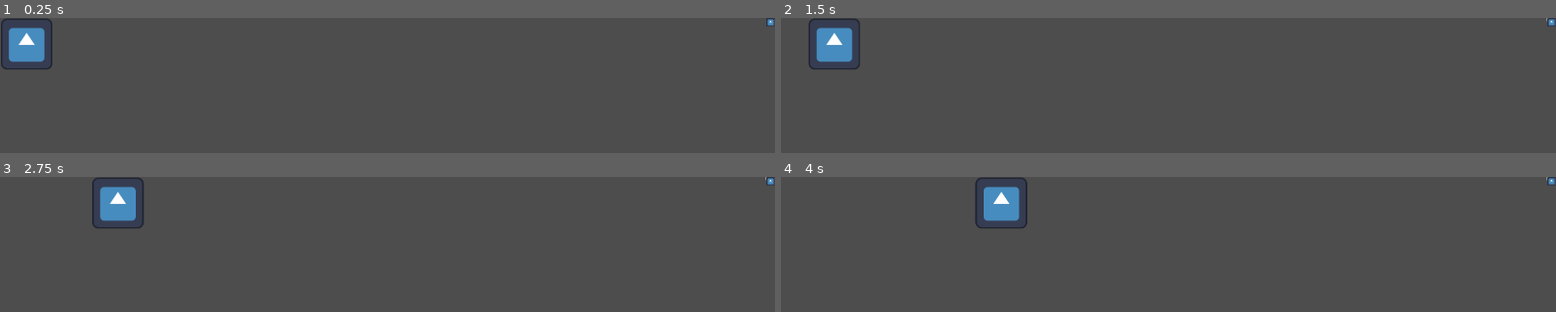
Above: before the commit, frames 1-4 (two rows, left to right).
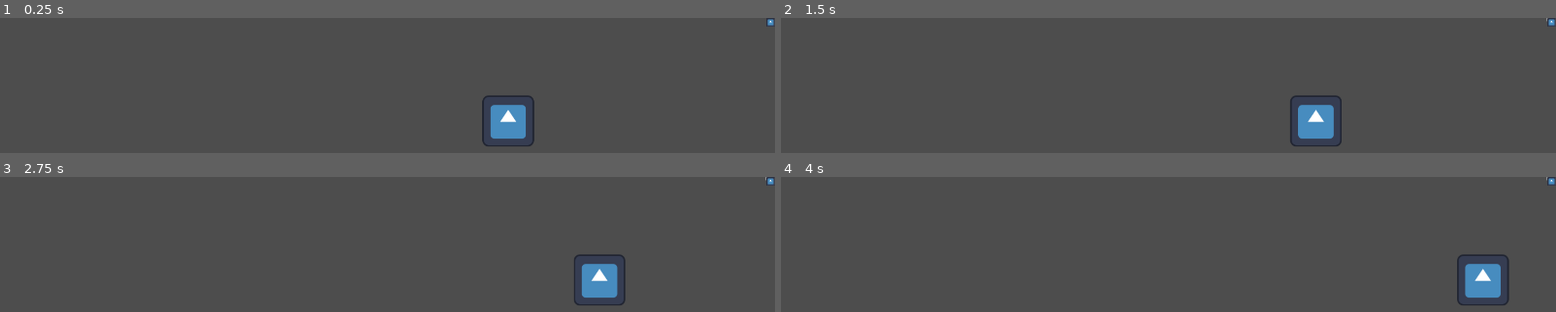
Above: after the commit, the same moments.

Repository: steamzahar12343/ploskaw
Game: Godot game, scene res://Scenes/Map.tscn
The game is run twice, just before and just after one commit, with the same random seed, the same clock (stepped at 60 frames per second) and the same inputs. The engine's default icon, where the game draws it, is replaced by a stand-in: a white triangle on a blue panel in a dark square.
Inputs (mouse positions are in pixels of both pictures, inside the frame that each line leads up to):
- Up to frame 1 (0.25 s): no input
- Up to frame 2 (1.5 s): click (1548, 19) at 0.5 s; click (1548, 19) at 1.25 s
- Up to frame 3 (2.75 s): click (767, 178) at 2 s
- Up to frame 4 (4 s): no input

The runs differ from the first frame. In frame 1, 2.9% of the frame differs, in the area x 0-69%, y 0-95%; in frame 2, 2.9%; in frame 3, 2.9%; in frame 4, 3.0%, in the area x 25-94%, y 0-95%.

Commit message:
Update
переместил иконку

Diff:
--- a/Scenes/Map.tscn
+++ b/Scenes/Map.tscn
@@ -8,7 +8,7 @@
 [node name="Node2D" type="Node2D" parent="."]
 
 [node name="Node2D2" parent="." instance=ExtResource("1_fwek2")]
-position = Vector2(11, 5)
+position = Vector2(1204, 197)
 
 [node name="CloseGameButton" parent="." instance=ExtResource("2_5136r")]
 offset_left = 1899.0
